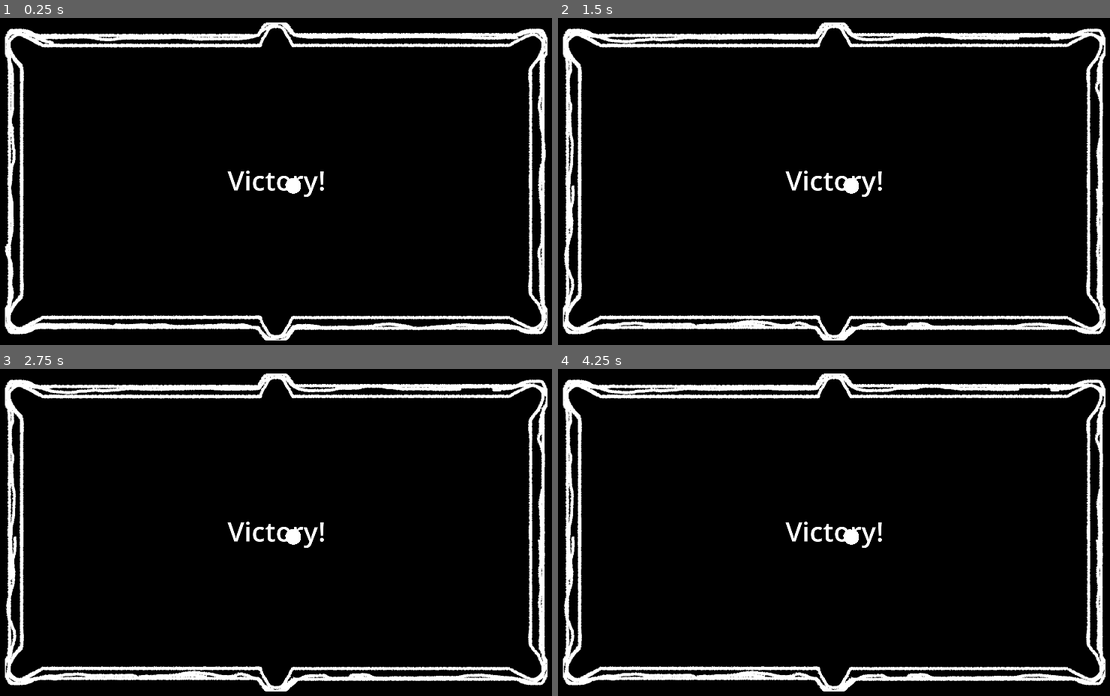
Above: before the commit, frames 1-4 (two rows, left to right).
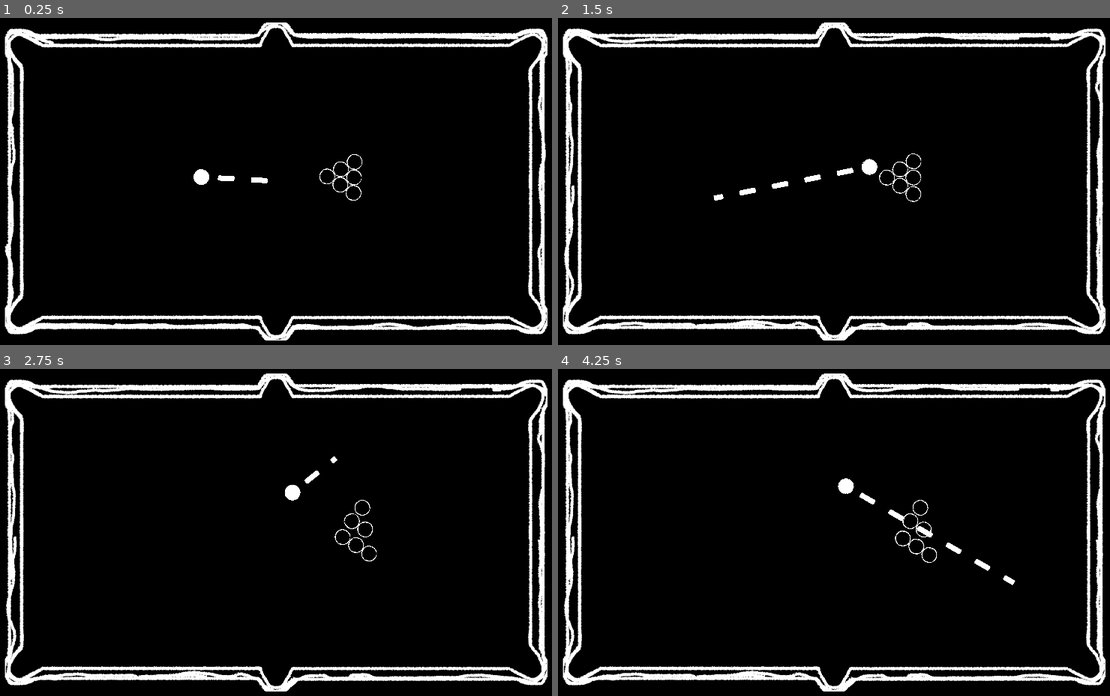
Above: after the commit, the same moments.

Repository: Muirotidua/IMGD1001-Project
Game: Godot game, scene res://scenes/level_one.tscn
Two runs of this game, one before a commit and one after it. Both use one fixed random seed, a clock stepped at 60 frames per second and the inputs below. This scene is started directly instead of the project's main scene.
Inputs (mouse positions are in pixels of both pictures, inside the frame that each line leads up to):
- Up to frame 1 (0.25 s): no input
- Up to frame 2 (1.5 s): move the mouse to (966, 165) at 0.52 s; hold Space (ball_hit) 0.53-1.28 s; move the mouse to (712, 197) at 1.27 s; tap I (print_info) at 1.35 s
- Up to frame 3 (2.75 s): move the mouse to (336, 457) at 2.02 s; tap Backspace (rewind_shot) at 2.1 s
- Up to frame 4 (4.25 s): move the mouse to (806, 597) at 2.77 s; tap Space (ball_hit) at 2.85 s; move the mouse to (1016, 581) at 3.52 s; tap I (print_info) at 3.6 s

The runs differ from the first frame. In frame 1, 0.8% of the frame differs, in the area x 35-66%, y 41-56%; in frame 2, 0.9%; in frame 3, 0.8%; in frame 4, 1.1%, in the area x 41-83%, y 33-67%.

Commit message:
Basically just switches level 1 and level template

Diff:
--- a/scenes/level_one.tscn
+++ b/scenes/level_one.tscn
@@ -1,15 +1,37 @@
-[gd_scene load_steps=4 format=3 uid="uid://cx0vsar1injtx"]
+[gd_scene load_steps=5 format=3 uid="uid://cx0vsar1injtx"]
 
 [ext_resource type="Script" uid="uid://bt2lrd5pgiycu" path="res://scripts/level_one.gd" id="1_cd1xg"]
 [ext_resource type="PackedScene" uid="uid://ddqqcgxtevmw2" path="res://scenes/boundary_table.tscn" id="2_r4wdr"]
 [ext_resource type="PackedScene" uid="uid://c3ypj135jxvjd" path="res://scenes/cue_ball.tscn" id="3_bhu28"]
+[ext_resource type="PackedScene" uid="uid://ci5cown6qsyjp" path="res://scenes/eight_ball.tscn" id="4_5rfim"]
 
 [node name="Level_One" type="Node2D"]
 script = ExtResource("1_cd1xg")
-cue_path = NodePath("CueBall")
+cue_path = NodePath("Boundary_Table/CueBall")
 
 [node name="Boundary_Table" parent="." instance=ExtResource("2_r4wdr")]
 z_index = -1
+
+[node name="CueBall" parent="Boundary_Table" instance=ExtResource("3_bhu28")]
+position = Vector2(721, 527)
+
+[node name="Ball" parent="Boundary_Table" instance=ExtResource("4_5rfim")]
+position = Vector2(1165, 525)
+
+[node name="Ball2" parent="Boundary_Table" instance=ExtResource("4_5rfim")]
+position = Vector2(1177, 517)
+
+[node name="Ball3" parent="Boundary_Table" instance=ExtResource("4_5rfim")]
+position = Vector2(1175, 536)
+
+[node name="Ball4" parent="Boundary_Table" instance=ExtResource("4_5rfim")]
+position = Vector2(1190, 546)
+
+[node name="Ball5" parent="Boundary_Table" instance=ExtResource("4_5rfim")]
+position = Vector2(1191, 531)
+
+[node name="Ball6" parent="Boundary_Table" instance=ExtResource("4_5rfim")]
+position = Vector2(1187, 508)
 
 [node name="WinText" type="Label" parent="."]
 offset_left = 805.0
@@ -18,6 +40,3 @@
 offset_bottom = 596.0
 theme_override_font_sizes/font_size = 86
 horizontal_alignment = 1
-
-[node name="CueBall" parent="." instance=ExtResource("3_bhu28")]
-position = Vector2(1015, 555)
--- a/scenes/level_template.tscn
+++ b/scenes/level_template.tscn
@@ -1,9 +1,8 @@
-[gd_scene load_steps=5 format=3 uid="uid://dih2bhghs70xg"]
+[gd_scene load_steps=4 format=3 uid="uid://dih2bhghs70xg"]
 
 [ext_resource type="PackedScene" uid="uid://ddqqcgxtevmw2" path="res://scenes/boundary_table.tscn" id="1_6lum8"]
 [ext_resource type="Script" uid="uid://1orqlroorufl" path="res://scripts/level_template.gd" id="1_iw5l3"]
 [ext_resource type="PackedScene" uid="uid://c3ypj135jxvjd" path="res://scenes/cue_ball.tscn" id="1_mm7tu"]
-[ext_resource type="PackedScene" uid="uid://ci5cown6qsyjp" path="res://scenes/eight_ball.tscn" id="4_iw5l3"]
 
 [node name="Level_Template" type="Node2D"]
 script = ExtResource("1_iw5l3")
@@ -23,21 +22,3 @@
 [node name="CueBall" parent="." instance=ExtResource("1_mm7tu")]
 position = Vector2(956, 510)
 lm = 1.1
-
-[node name="Ball" parent="." instance=ExtResource("4_iw5l3")]
-position = Vector2(1165, 525)
-
-[node name="Ball2" parent="." instance=ExtResource("4_iw5l3")]
-position = Vector2(1177, 517)
-
-[node name="Ball3" parent="." instance=ExtResource("4_iw5l3")]
-position = Vector2(1175, 536)
-
-[node name="Ball4" parent="." instance=ExtResource("4_iw5l3")]
-position = Vector2(1190, 546)
-
-[node name="Ball5" parent="." instance=ExtResource("4_iw5l3")]
-position = Vector2(1191, 531)
-
-[node name="Ball6" parent="." instance=ExtResource("4_iw5l3")]
-position = Vector2(1187, 508)
